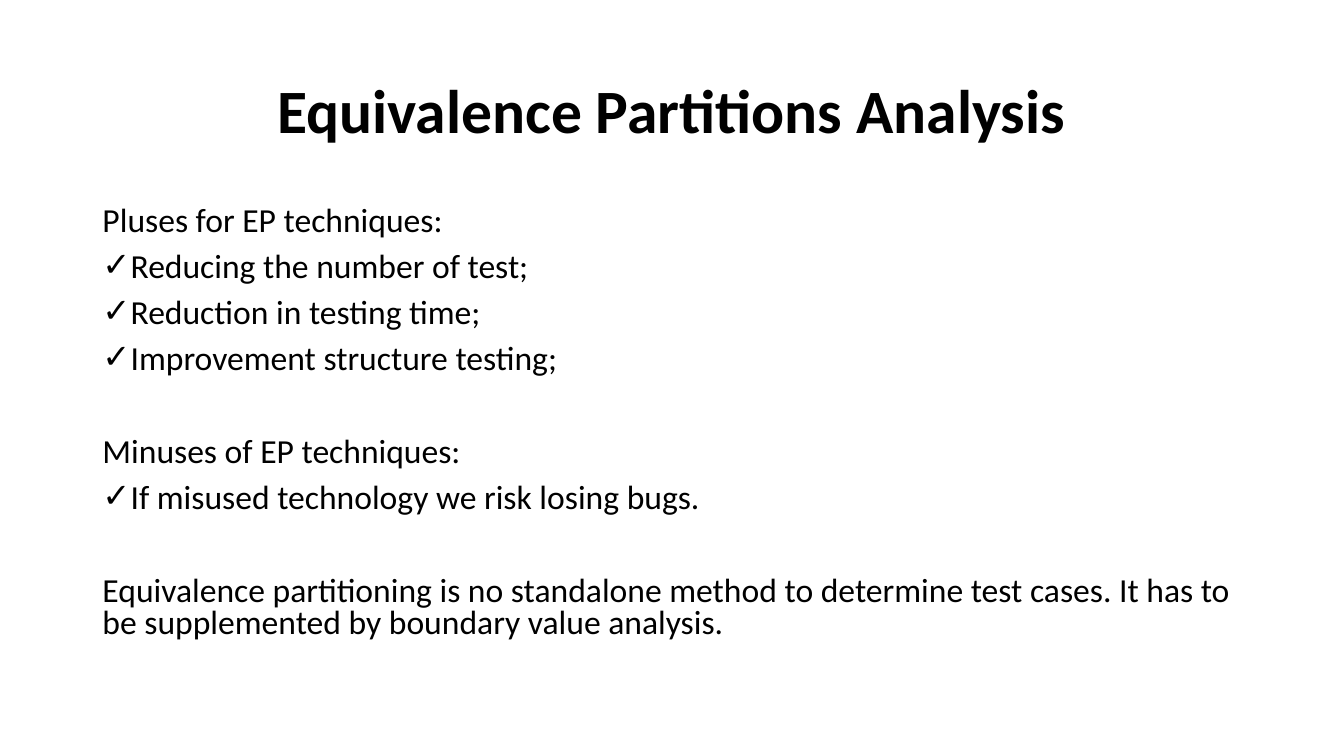
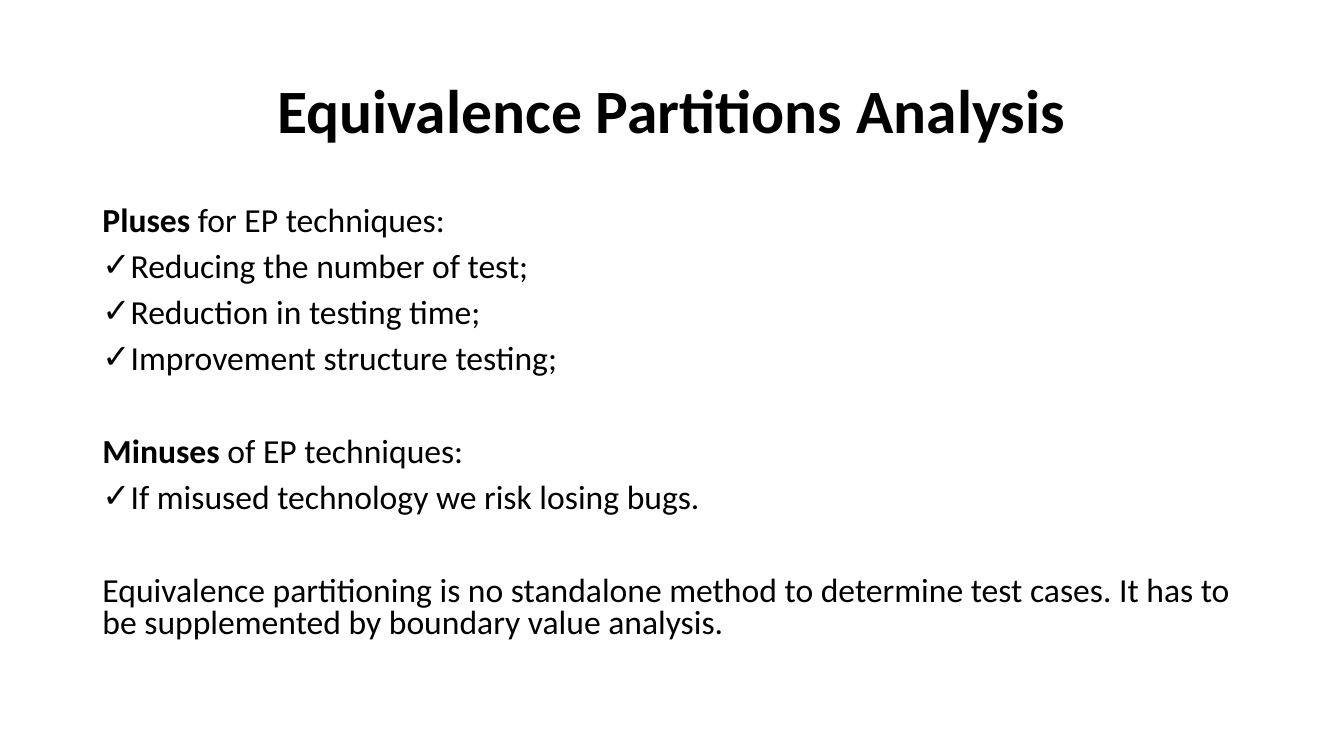
Before and after one commit to nashurgessa/Software-Testing-batch-2022-23, a slide deck: slide 16 of slides/L8 Equivalence Partitioning .pptx. Drawn at 1344x756 pixels with LibreOffice and Linux fonts; fonts in the diff are those of the drawing. Boxes give left, top, right and bottom in pixels: in the first picture for what was removed or moved away, otherwise in the second. Text is boxed around its words. In the diff, an @@ line names an element or a change of style, - is before the commit and + after.

Commit message:
slides

```diff
--- a/slides/L8 Equivalence Partitioning .pptx
+++ b/slides/L8 Equivalence Partitioning .pptx
@@ text at [102,208,463,469]: bold on in "Pluses", "Minuses" @@
```
